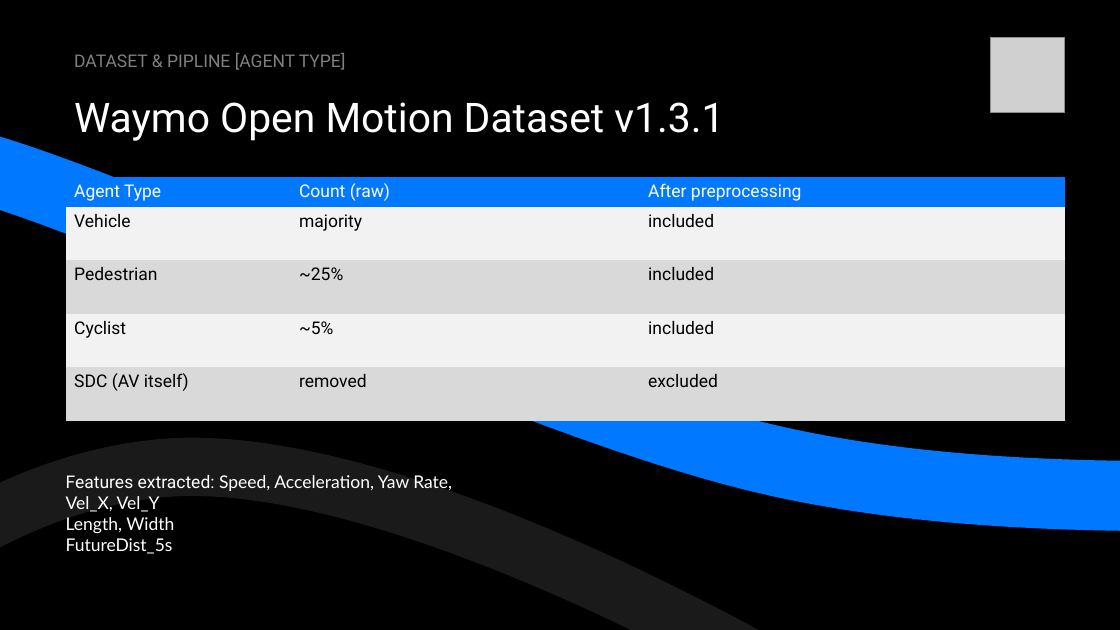
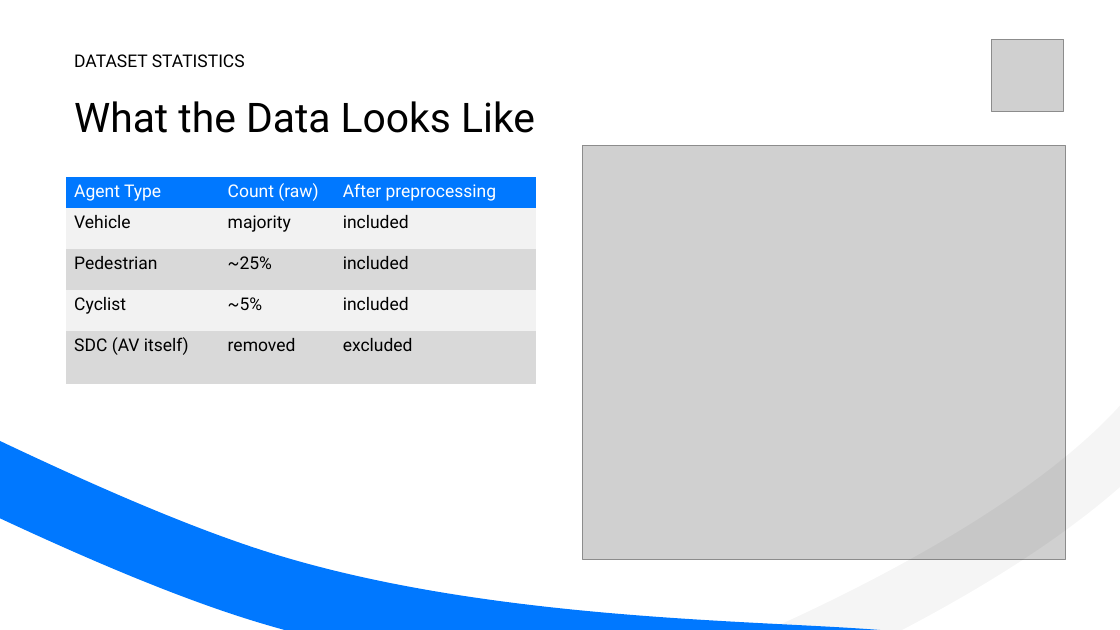
Before and after one commit to pstepanovum/womd-unsupervised-anomaly-detection, a slide deck: slide 6 of docs/presentation/Unsupervised Statistical Learning for Kinematic Anomaly Detection in Autonomous Driving Scenarios.pptx. Drawn at 1120x630 pixels with LibreOffice and Linux fonts; fonts in the diff are those of the drawing; grey boxes stand for pictures. Boxes give left, top, right and bottom in pixels: in the first picture for what was removed or moved away, otherwise in the second. Text is boxed around its words. In the diff, an @@ line names an element or a change of style, - is before the commit and + after.

Commit message:
Update presentation slides and fix formatting in the presentation document

```diff
--- a/docs/presentation/Unsupervised Statistical Learning for Kinematic Anomaly Detection in Autonomous Driving Scenarios.pptx
+++ b/docs/presentation/Unsupervised Statistical Learning for Kinematic Anomaly Detection in Autonomous Driving Scenarios.pptx
@@ background #000000 to #FFFFFF @@
@@ freeform shape added at [22, 0, 1120, 630], outline #000000 50 pt @@
@@ title at [74, 54, 245, 67]: text changed; text colour #808080 to #000000 @@
-DATASET & PIPLINE [AGENT TYPE]
+DATASET STATISTICS
@@ text at [74, 101, 535, 133]: text changed; text colour #FFFFFF to #000000 @@
-Waymo Open Motion Dataset v1.3.1
+What the Data Looks Like
@@ picture added at [583, 145, 1066, 560] @@
@@ freeform shape at [0, 178, 906, 630]: rotation 12 to 16 degrees; outline redrawn @@
@@ table: place and size @@
-table at [66, 177, 1065, 420]
+table at [66, 177, 536, 384]
@@ freeform shape removed at [0, 467, 1120, 630] @@
@@ text removed at [66, 475, 452, 554] @@
-Features extracted: Speed, Acceleration, Yaw Rate,
-Vel_X, Vel_Y
-Length, Width
-FutureDist_5s
```
Also in this commit, not shown: 1 other slide changed, 1 slide added, 1 slide removed, 1 other file.
